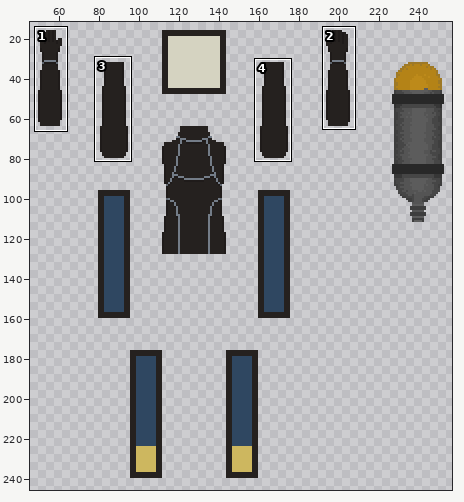
A sprite sheet gets an edit: Assets/Art/Sprites/Player/PlayerSkin.png. Above: a wide view before the commit, with the close-up outlined.
Close-up. Old version:
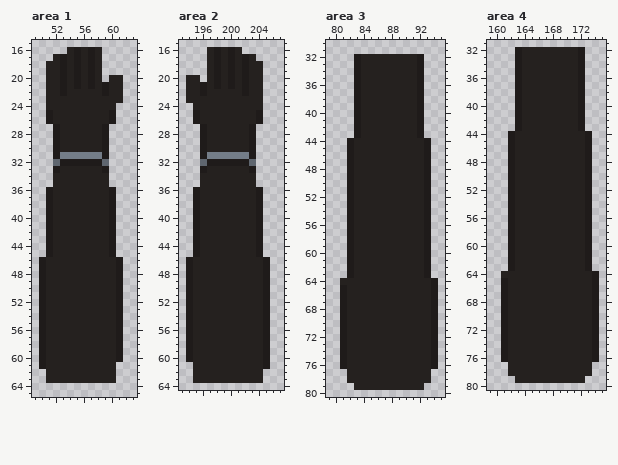
The file is 300x250 pixels. Colours within 5 levels of each other are drawn and written as one. Shown: area 1: x 49..63, y 15..65; area 2: x 193..207, y 15..64; area 3: x 79..95, y 30..80; area 4: x 159..175, y 31..80. The wide view leaves out empty margins. The commit also changed other parts of the picture, which this record leaves out.
The result:
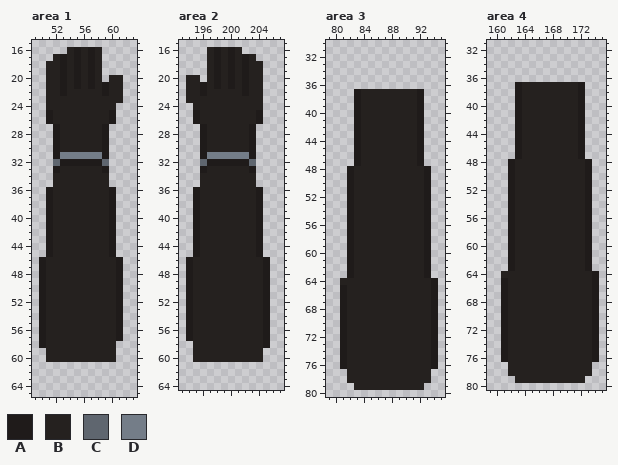
Palette (. is transparent): A #1f1b1a  B #25211f  C #5f666f  D #747d88
Change:
--- area 1
@@ x 49..63 @@
 57 .ABBBBBBBBBBA..
-58 .ABBBBBBBBBBA..
-59 .ABBBBBBBBBBA..
-60 .ABBBBBBBBBBA..
-61 .ABBBBBBBBBB...
-62 ..BBBBBBBBBB...
-63 ..BBBBBBBBBB...
+58 .ABBBBBBBBBB...
+59 ..BBBBBBBBBB...
+60 ..BBBBBBBBBB...
+61 ...............
+62 ...............
+63 ...............
 64 ...............
--- area 2
@@ x 193..207 @@
 57 .ABBBBBBBBBBA..
-58 .ABBBBBBBBBBA..
-59 .ABBBBBBBBBBA..
-60 .ABBBBBBBBBBA..
-61 ..BBBBBBBBBBA..
-62 ..BBBBBBBBBB...
-63 ..BBBBBBBBBB...
+58 ..BBBBBBBBBBA..
+59 ..BBBBBBBBBB...
+60 ..BBBBBBBBBB...
+61 ...............
+62 ...............
+63 ...............
 64 ...............
--- area 3
@@ x 79..95 @@
 31 .................
-32 ....ABBBBBBBBA...
-33 ....ABBBBBBBBA...
-34 ....ABBBBBBBBA...
-35 ....ABBBBBBBBA...
-36 ....ABBBBBBBBA...
+32 .................
+33 .................
+34 .................
+35 .................
+36 .................
 37 ....ABBBBBBBBA...
@@ x 79..95 @@
 43 ....ABBBBBBBBA...
-44 ...ABBBBBBBBBBA..
-45 ...ABBBBBBBBBBA..
-46 ...ABBBBBBBBBBA..
-47 ...ABBBBBBBBBBA..
+44 ....ABBBBBBBBA...
+45 ....ABBBBBBBBA...
+46 ....ABBBBBBBBA...
+47 ....ABBBBBBBBA...
 48 ...ABBBBBBBBBBA..
--- area 4
@@ x 159..175 @@
 31 .................
-32 ....ABBBBBBBBA...
-33 ....ABBBBBBBBA...
-34 ....ABBBBBBBBA...
-35 ....ABBBBBBBBA...
-36 ....ABBBBBBBBA...
+32 .................
+33 .................
+34 .................
+35 .................
+36 .................
 37 ....ABBBBBBBBA...
@@ x 159..175 @@
 43 ....ABBBBBBBBA...
-44 ...ABBBBBBBBBBA..
-45 ...ABBBBBBBBBBA..
-46 ...ABBBBBBBBBBA..
-47 ...ABBBBBBBBBBA..
+44 ....ABBBBBBBBA...
+45 ....ABBBBBBBBA...
+46 ....ABBBBBBBBA...
+47 ....ABBBBBBBBA...
 48 ...ABBBBBBBBBBA..
